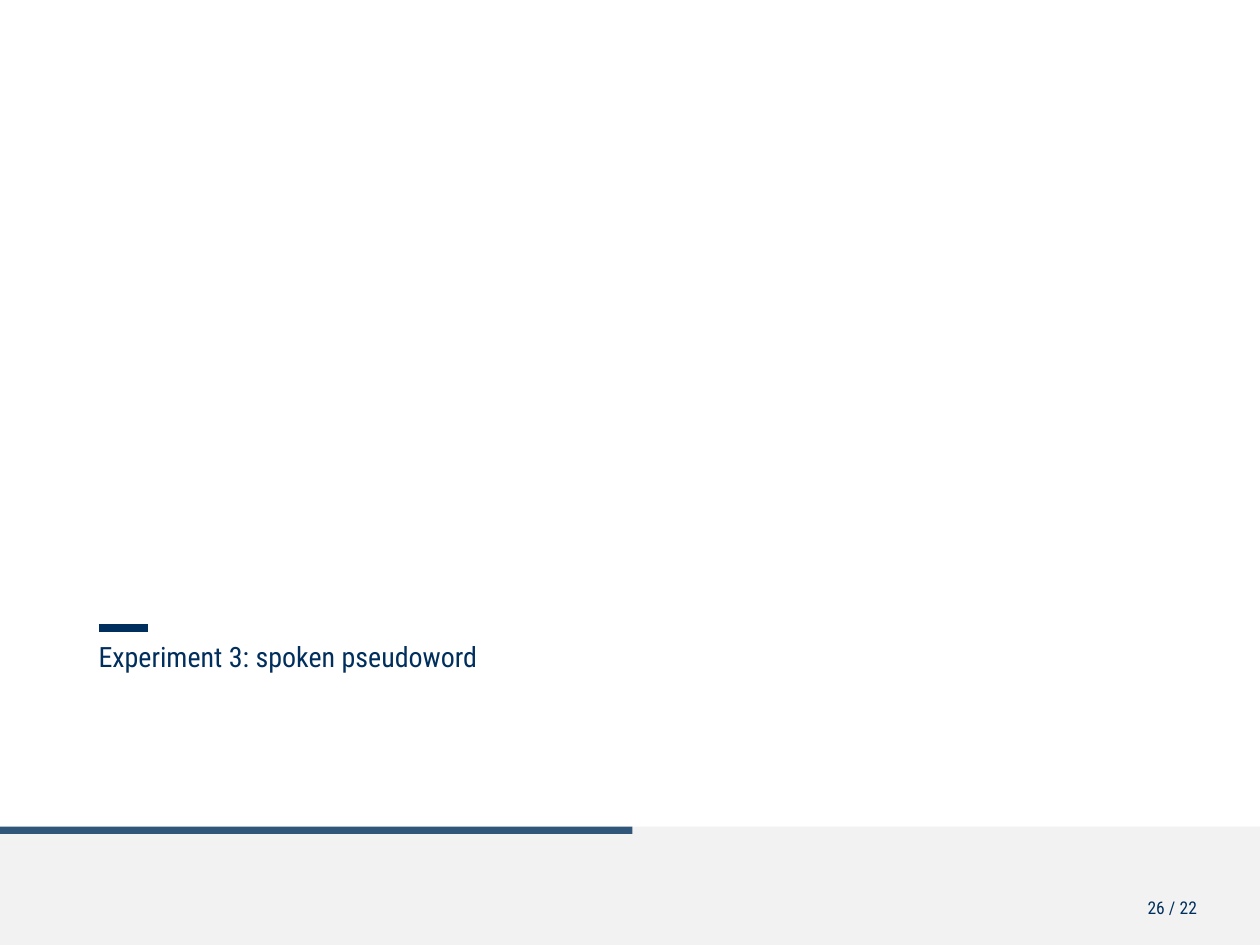
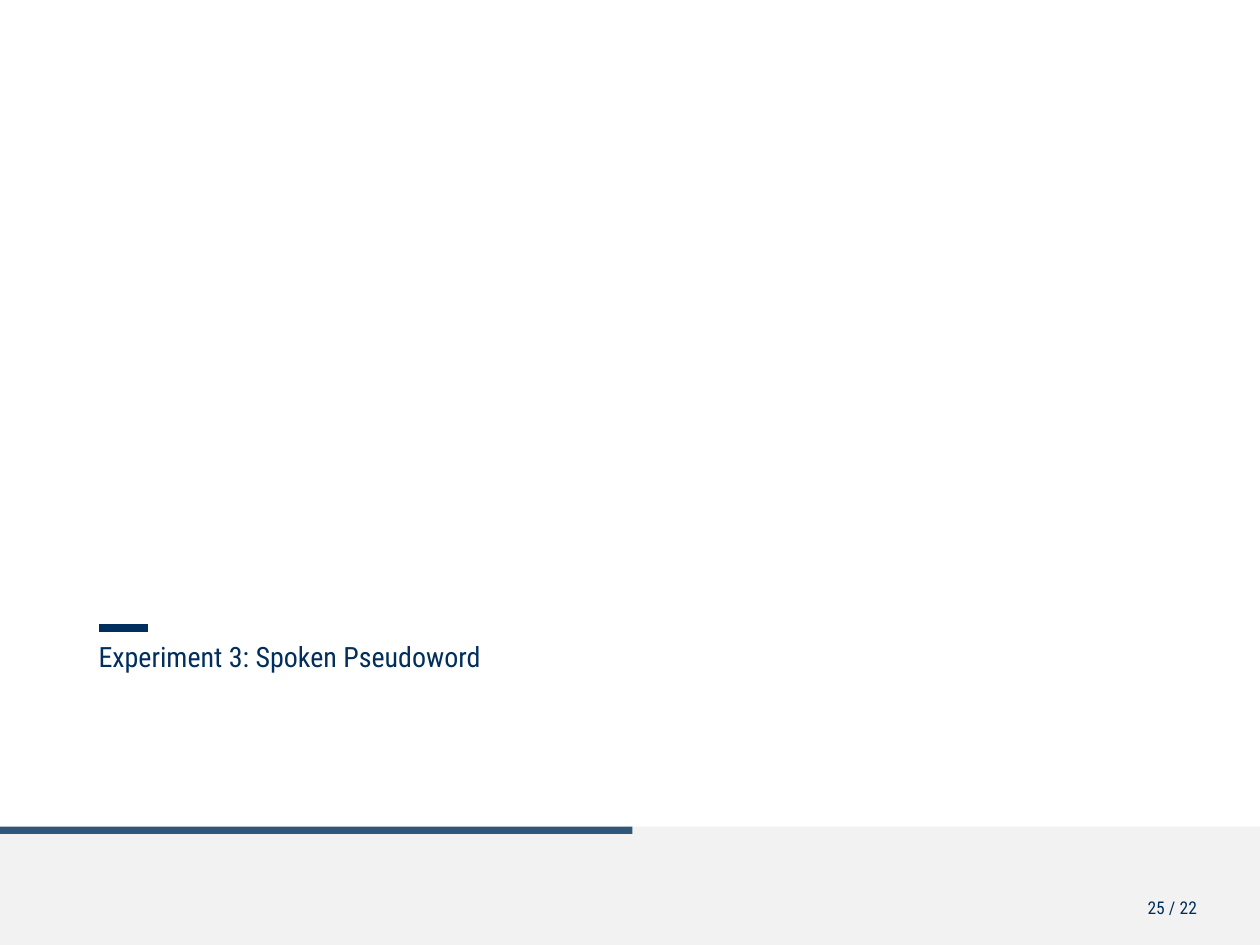
Before and after one commit to ChristineNussbaum/2025_Simultaneous_Adaptation, a slide deck: slide 25 of talks/Kolloq_Simulatenous_opposite_adaptation.pptx (slide 26 before the commit). Drawn at 1260x945 pixels with LibreOffice and Linux fonts; fonts in the diff are those of the drawing; background and template pictures are left out. Boxes give left, top, right and bottom in pixels: in the first picture for what was removed or moved away, otherwise in the second. Text is boxed around its words. In the diff, an @@ line names an element or a change of style, - is before the commit and + after.

```diff
--- a/talks/Kolloq_Simulatenous_opposite_adaptation.pptx
+++ b/talks/Kolloq_Simulatenous_opposite_adaptation.pptx
@@ text at (99, 646, 480, 673): text changed @@
-Experiment 3: spoken pseudoword
+Experiment 3: Spoken Pseudoword
```
Also in this commit, not shown: 12 other slides changed, 11 slides added, 3 slides removed, 1 other file.
